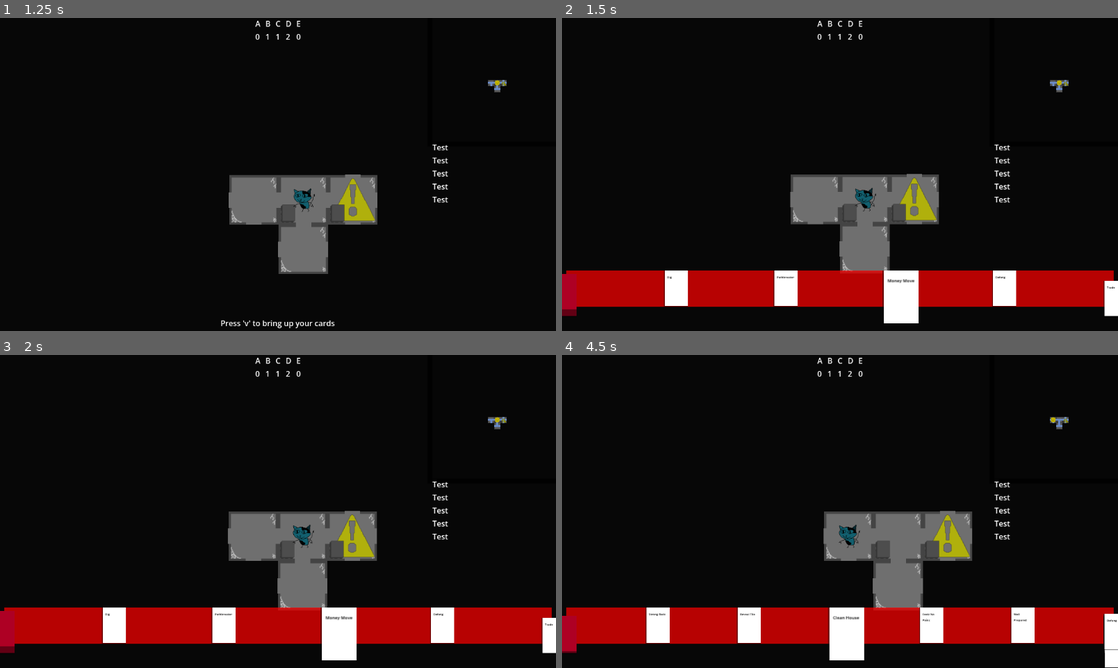
Above: before the commit, frames 1-4 (two rows, left to right).
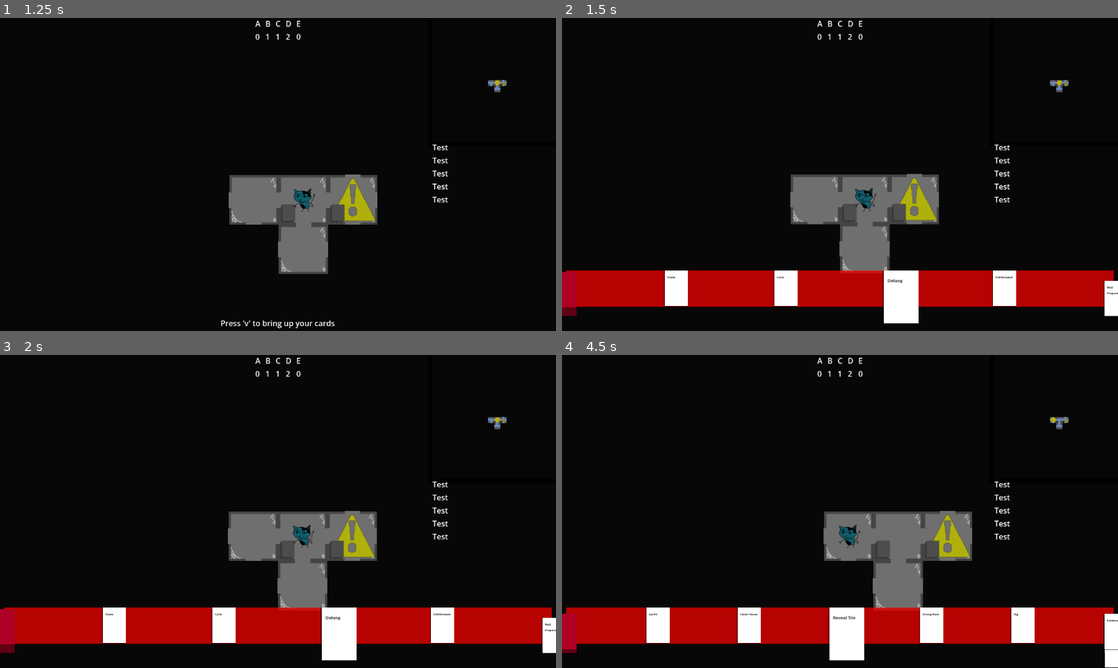
Above: after the commit, the same moments.

Repository: emrysshevek/gameganggame
Game: Godot game, scene res://scenes/GameScene.tscn
Two runs of this game, one before a commit and one after it. Both use one fixed random seed, a clock stepped at 60 frames per second and the inputs below.
Inputs (mouse positions are in pixels of both pictures, inside the frame that each line leads up to):
- Up to frame 1 (1.25 s): tap V (debug_v) at 0.5 s; move the mouse to (250, 237) at 0.52 s; hold W (debug_up) from 0.53 s (still down); tap G (discard) at 0.6 s; click (250, 237) at 0.67 s
- Up to frame 2 (1.5 s): release W (debug_up) at 1.25 s; tap V (debug_v) at 1.25 s; drag from (1006, 221) to (812, 237) at 1.27 s
- Up to frame 3 (2 s): no input
- Up to frame 4 (4.5 s): click "Draw" at 2 s; click "Discard" at 2.75 s; tap Enter (toggle_end_turn) at 3.5 s; move the mouse to (673, 464) at 3.52 s; hold A (move_left) 3.53-4.25 s; tap F (select) at 3.6 s; tap G (discard) at 3.8 s; tap V (debug_v) at 4.25 s; drag from (867, 511) to (673, 464) at 4.27 s

Frame 1 is identical in both runs. In frame 2, 0.1% of the frame differs, in the area x 0-100%, y 81-94%; in frame 3, 0.1%; in frame 4, 0.1%, in the area x 0-100%, y 82-95%.

Commit message:
added more cards

Diff:
--- a/cards/cards/card_list.tres
+++ b/cards/cards/card_list.tres
@@ -14,11 +14,14 @@
 [ext_resource type="PackedScene" uid="uid://buwi5r6lw6da1" path="res://cards/cards/strong_back/strong_back_card.tscn" id="11_7spg2"]
 [ext_resource type="PackedScene" uid="uid://cb57hwhxnsg4g" path="res://cards/cards/free_draw/free_draw_card.tscn" id="12_60ltf"]
 [ext_resource type="PackedScene" uid="uid://djehepjb3ffgx" path="res://cards/cards/extra_bandages/extra_bandages_card.tscn" id="13_7jtia"]
+[ext_resource type="PackedScene" uid="uid://djysq56t166h1" path="res://cards/cards/replenish/replenish_card.tscn" id="14_k1gya"]
+[ext_resource type="PackedScene" uid="uid://bf7q5wtxvr7p1" path="res://cards/cards/cycle/cycle_card.tscn" id="15_k0f5a"]
 
 [resource]
 script = ExtResource("1_p6edn")
 cards = Dictionary[String, PackedScene]({
 "clean_house": ExtResource("8_khsxp"),
+"cycle": ExtResource("15_k0f5a"),
 "defang": ExtResource("4_jsrv2"),
 "dig": ExtResource("5_hu8k6"),
 "extra_bandages": ExtResource("13_7jtia"),
@@ -26,6 +29,7 @@
 "free_draw": ExtResource("12_60ltf"),
 "money_move": ExtResource("10_j8rf1"),
 "pathbreaker": ExtResource("6_5t7bn"),
+"replenish": ExtResource("14_k1gya"),
 "reveal_tile": ExtResource("4_5t7bn"),
 "sprint": ExtResource("3_4e6cq"),
 "strong_back": ExtResource("11_7spg2"),
--- /dev/null
+++ b/cards/cards/cycle/cycle_card.gd
@@ -0,0 +1,15 @@
+extends Card
+
+##cycle all elements by 1
+
+func _trigger_play_ability() -> void:
+	var value_manager:ValueManager = Utils.try_get_value_manager()
+	var cycling_values:Dictionary[Model.CreatureValue, int]
+	for each_value_type in Model.CreatureValue:
+		var current_value_int = value_manager.get_value(Model.CreatureValue[each_value_type])
+		value_manager.reserve_value(Model.CreatureValue[each_value_type], value_manager.get_value(Model.CreatureValue[each_value_type]))
+		cycling_values[Model.CreatureValue[each_value_type]] = current_value_int
+	for each_value_type in Model.CreatureValue:
+		if cycling_values[Model.CreatureValue[each_value_type]] > 0:
+			value_manager.use_reserved_value(Model.CreatureValue[each_value_type], cycling_values[Model.CreatureValue[each_value_type]])
+	super._trigger_play_ability()
--- /dev/null
+++ b/cards/cards/cycle/cycle_card.tscn
@@ -0,0 +1,9 @@
+[gd_scene format=3 uid="uid://bf7q5wtxvr7p1"]
+
+[ext_resource type="PackedScene" uid="uid://bnv5dqpc4y8xb" path="res://cards/card.tscn" id="1_cttry"]
+[ext_resource type="Script" uid="uid://22gl07h564iq" path="res://cards/cards/cycle/cycle_card.gd" id="2_8w4pl"]
+
+[node name="CycleCard" unique_id=693299294 instance=ExtResource("1_cttry")]
+script = ExtResource("2_8w4pl")
+description = "Cycle"
+targets_required = null
--- /dev/null
+++ b/cards/cards/replenish/replenish_card.gd
@@ -0,0 +1,18 @@
+extends Card
+
+##Draw cards until there are 3 non-resource cards in your hand
+
+func _trigger_play_ability() -> void:
+	var cards_in_hand:Array[Card] = owning_character.my_screen.card_manager.hand_pile.cards
+	var resource_cards:Array[Card]
+	for each_card in cards_in_hand:
+			if each_card is LootCard:
+				resource_cards.append(each_card)
+	while cards_in_hand.size() - resource_cards.size() < 4: #4 because this card always counts itself before discarding
+		owning_character.my_screen.card_manager.draw(1)
+		resource_cards.clear()
+		cards_in_hand = owning_character.my_screen.card_manager.hand_pile.cards
+		for each_card in cards_in_hand:
+			if each_card is LootCard:
+				resource_cards.append(each_card)
+	super._trigger_play_ability()
--- /dev/null
+++ b/cards/cards/replenish/replenish_card.tscn
@@ -0,0 +1,9 @@
+[gd_scene format=3 uid="uid://djysq56t166h1"]
+
+[ext_resource type="PackedScene" uid="uid://bnv5dqpc4y8xb" path="res://cards/card.tscn" id="1_7sbpw"]
+[ext_resource type="Script" uid="uid://duhdr0twfacpq" path="res://cards/cards/replenish/replenish_card.gd" id="2_v3i56"]
+
+[node name="ReplenishCard" unique_id=693299294 instance=ExtResource("1_7sbpw")]
+script = ExtResource("2_v3i56")
+description = "Replenish"
+targets_required = null
Not shown, added: cards/cards/cycle/cycle_card.gd.uid
Not shown, added: cards/cards/replenish/replenish_card.gd.uid
